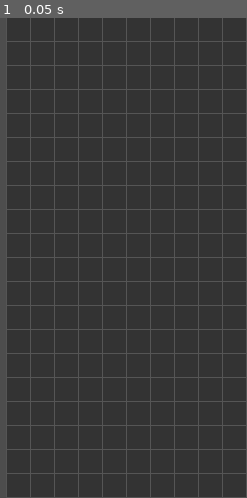
Above: before the commit, frame 1.
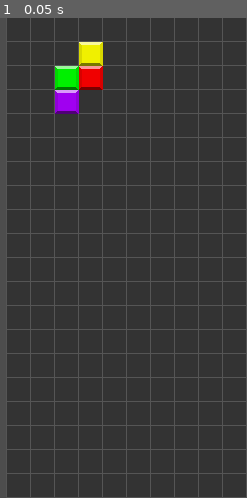
Above: after the commit, the same moment.

Repository: clone-tris/godotris
Game: Godot game, scene res://src/screens/game/Game.tscn
Two runs of this game, one before a commit and one after it. Both use one fixed random seed, a clock stepped at 60 frames per second and the inputs below.
Inputs:
- Up to frame 1 (0.05 s): no input

The runs differ from the first frame. In frame 1, 1.9% of the frame differs, in the area x 22-42%, y 5-20%.

Commit message:
Painter paints square

Diff:
--- a/src/screens/game/Game.gd
+++ b/src/screens/game/Game.gd
@@ -1,17 +1,12 @@
 extends Node2D
 
+func _draw() -> void:
+  const playfieldOrigin = Vector2(Config.SIDEBAR_WIDTH, 0)
+  const SW = Config.SQUARE_WIDTH
 
-func _ready() -> void:
-  # var squares = [
-  # 	Square.create(Vector2i(0, 0), Colors.TETROMINO_CYAN),
-  # 	Square.create(Vector2i(1, 0), Colors.TETROMINO_CYAN),
-  # 	Square.create(Vector2i(2, 0), Colors.TETROMINO_CYAN),
-  # 	Square.create(Vector2i(3, 0), Colors.TETROMINO_CYAN),
-  # ]
+  Painter.drawGuide(self, Rect2(playfieldOrigin, Vector2(Config.WAR_ZONE_WIDTH, Config.CANVAS_HEIGHT)))
 
-  # for s in squares:
-  # 	add_child(s)
-  pass
-
-func _draw() -> void:
-  Painter.drawGuide(self, Rect2(Vector2(Config.SIDEBAR_WIDTH, 0), Vector2(Config.WAR_ZONE_WIDTH, Config.CANVAS_HEIGHT)))
+  Painter.drawSquareAtPosition(self, playfieldOrigin + Vector2(2 * SW, 2 * SW), Colors.TETROMINO_GREEN)
+  Painter.drawSquareAtPosition(self, playfieldOrigin + Vector2(2 * SW, 3 * SW), Colors.TETROMINO_PURPLE)
+  Painter.drawSquareAtPosition(self, playfieldOrigin + Vector2(3 * SW, 2 * SW), Colors.TETROMINO_RED)
+  Painter.drawSquareAtPosition(self, playfieldOrigin + Vector2(3 * SW, 1 * SW), Colors.TETROMINO_YELLOW)
--- a/src/screens/game/components/Square.gd
+++ b/src/screens/game/components/Square.gd
@@ -1,11 +1,9 @@
 class_name Square
 
-const SW = Config.SQUARE_WIDTH
-const BW = Config.SQUARE_BORDER_WIDTH
-const IW = SW - (BW * 2)
+var cell: Vector2i
+var color: Color
 
-static func create(cell: Vector2i, color: Color) -> Square:
-  var square := Square.new()
-  square.position = Vector2(cell.x * SW, cell.y * SW)
-  square.color = color
-  return square
+
+func _init(p_cell: Vector2i, p_color: Color) -> void:
+  cell = p_cell
+  color = p_color
